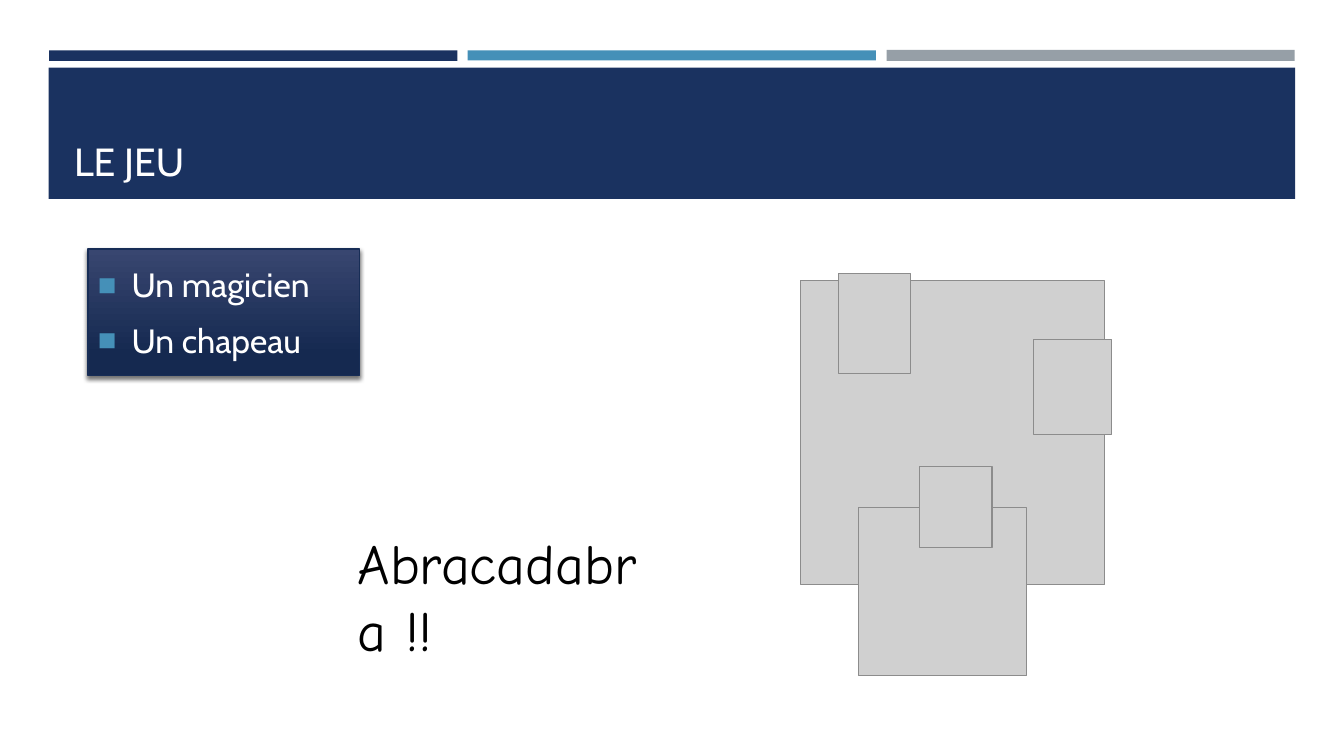
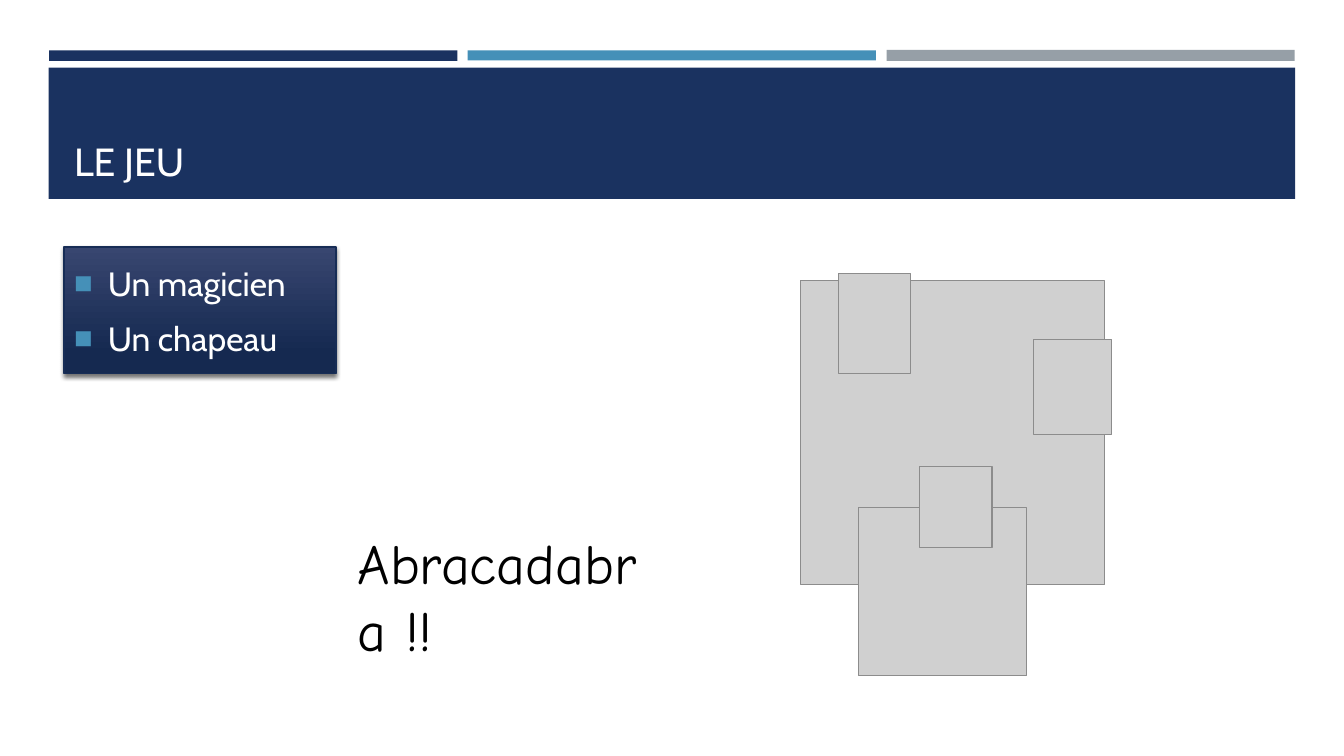
Before and after one commit to MichelaZucca/magicHatPygameKinect, a slide deck: slide 3 of magicHat/magicHat.pptx (slide 4 before the commit). Drawn at 1344x756 pixels with LibreOffice and Linux fonts; fonts in the diff are those of the drawing; grey boxes stand for pictures. Boxes give left, top, right and bottom in pixels: in the first picture for what was removed or moved away, otherwise in the second. Text is boxed around its words. In the diff, an @@ line names an element or a change of style, - is before the commit and + after.

```diff
--- a/magicHat/magicHat.pptx
+++ b/magicHat/magicHat.pptx
@@ text "Un magicien": place and size @@
-text "Un magicien" at (88, 249, 360, 376)
+text "Un magicien" at (65, 247, 337, 374)
```
Also in this commit, not shown: 2 other slides changed, 4 slides added, 1 slide removed.
